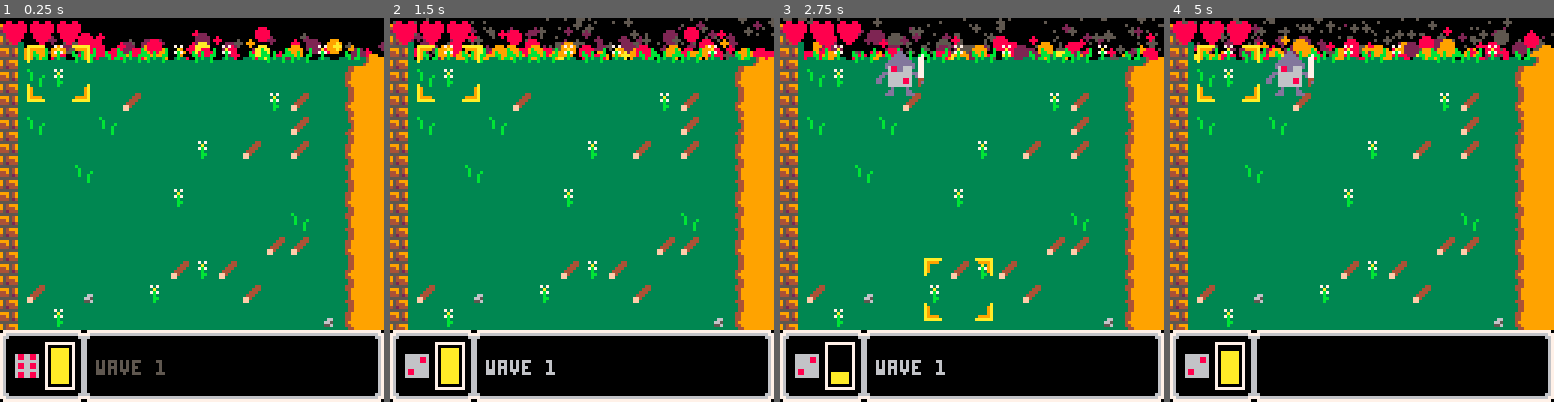
Above: before the commit, frames 1-4 (left to right).
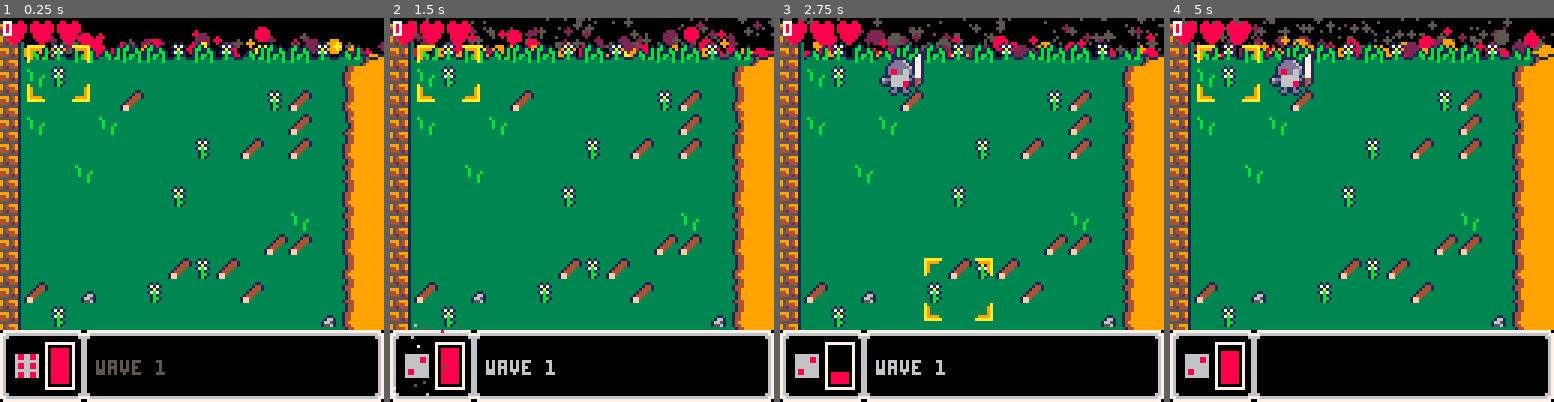
Above: after the commit, the same moments.

Repository: treveron2018/pico8
Game: PICO-8 cartridge diefence.p8
Two runs of this game, one before a commit and one after it. Both use one fixed random seed, a clock stepped at 60 frames per second and the inputs below.
Inputs:
- Up to frame 1 (0.25 s): no input
- Up to frame 2 (1.5 s): tap X (X key) at 0.33, 1.07 s; tap O (Z key) at 0.7 s
- Up to frame 3 (2.75 s): hold Right 1.6-2.1 s; tap O (Z key) at 1.7, 2.1, 2.5 s; tap X (X key) at 1.85 s; hold Up 2.15-2.42 s; hold Right from 2.47 s (still down)
- Up to frame 4 (5 s): tap O (Z key) every 0.4 s from 2.9 to 4.9 s; tap X (X key) at 2.97, 4.08 s; release Right at 3.03 s; hold Left 3.08-3.58 s; hold Down 3.63-3.97 s; hold Right 4.02-4.68 s; hold Up from 4.73 s (still down)

The runs differ from the first frame. In frame 1, 4.7% of the frame differs, in the area x 0-100%, y 0-96%; in frame 2, 4.8%; in frame 3, 5.2%; in frame 4, 5.4%.

Commit message:
particles, outlines and dice animations

Diff:
--- a/diefence.p8
+++ b/diefence.p8
@@ -5,15 +5,10 @@
 --by treveron
 
 --todo
---enemy lvl 2
 --wave 2
 --particles
-----damage sparks
-----death particles
 ----dust under enemies
-----lvl up
-----roll ready
-----wind?
+--wall explosion/camera shake
 
 function _init()
 	start_game()
@@ -49,6 +44,8 @@
 	can_roll=false
 	die_loaded=false
 	ui_dice=6
+	ui_dicex=5
+	ui_dicey=112
 	die_ani=0
 	animate_die=false
 	dice={}
@@ -63,6 +60,7 @@
 	enemy_spawnx=134
 	enemy_spawny={10,28,46,64,82}--rows y pos
 	enemies={}
+	enemy_types={4}
 	spawn_timer=0
 	spawn_rate=150
 	combat_info={}
@@ -117,6 +115,7 @@
 	manage_arrows()
 	manage_particles()
 	manage_fire()
+	debug=#att_ani
 end
 
 function draw_game()
@@ -129,13 +128,13 @@
 	right_ui()
 	draw_dice()
 	draw_enemies()
-	draw_ci()
 	draw_att_ani()
 	draw_arrows()
 	draw_shwaves()
 	die_hp()
+	draw_ci()
 	draw_particles()
-	--print(debug,1,1,7)
+	print(debug,1,1,7)
 end
 -->8
 --grid functions
@@ -220,10 +219,11 @@
 	pal()
 end
 function left_ui()
-	spr(63+ui_dice,5,112)
-
+	spr(63+ui_dice,ui_dicex,ui_dicey)
+	local col=8
+	if(can_roll and not die_loaded	and mode!="wave")col=blink(true)
 	rect(15,108,24,123,7)
-	rectfill(17,121-roll_bar,22,121,10)
+	rectfill(17,121-roll_bar,22,121,col)
 	fill_bar()
 end
 
@@ -250,8 +250,10 @@
 --	local test={1,6}
 --	ui_dice=rnd(test)
 	ui_dice=flr(rnd(6))+1
+	small_explosion(ui_dicex+4,ui_dicey+4)
 	while #dice==0 and ui_dice==6 do
 		ui_dice=flr(rnd(6))+1
+		small_explosion(ui_dicex+4,ui_dicey+4)
 	end
 		animate_die=false
 		die_ani=0
@@ -288,7 +290,9 @@
 			t3="❎ for free reroll"
 			local d=get_die()
 			if d then
-				if d.type==1 then
+				if d.upgraded then
+					t1="full health!"
+				elseif d.type==1 then
 					t1="lv up:citizen"
 					t2="faster rb, ⬆️att"
 				elseif d.type==2 then
@@ -375,9 +379,10 @@
 	end
 end
 
-function blink()
+function blink(bar)
 	blinkt+=1
 	local blink_ani={5,5,5,5,5,5,5,5,5,5,6,6,7,7,6,6,5,5}
+	if(bar)blink_ani={8,8,8,8,8,8,8,8,8,8,9,9,10,10,9,9,8,8}
 	if blinkt>#blink_ani then
 		blinkt=1
 	end
@@ -454,7 +458,22 @@
 				d.att+=5
 				d.heal_v+=1
 			end
-
+			explode(d,2)
+			upgrading=false
+			can_roll=false
+			replacing=false
+			roll_bar=0
+		elseif d and d.upgraded then
+			d.hp=d.maxhp
+			local ci={
+			value="full hp!",
+			col=7,
+			life=10,
+			x=d.x-3,
+			y=d.y,
+			dy=-1
+			}
+			add(combat_info,ci)
 			upgrading=false
 			can_roll=false
 			replacing=false
@@ -476,7 +495,13 @@
 			pal(6,1)
 			pal(8,10)
 		end
-		spr(d.spr,d.x,d.y,2,2)
+		local myspr=0
+		if d.ani<=10 then
+			myspr=d.spr1
+		else
+			myspr=d.spr2
+		end
+		spr(myspr,d.x,d.y,2,2)
 		pal()
 	end
 end
@@ -497,6 +522,8 @@
 
 function manage_dice()
 	for d in all(dice) do
+		d.ani+=1
+		if(d.ani>20)d.ani=0
 	 if(d.hp<=0)kill(dice,d,"ally")
 		if(d.type==2 or d.type==1)manage_cqc(d)
 		if(d.type==3)manage_3s(d)
@@ -598,22 +625,26 @@
 	}
 	d.type=no
 	if d.type==1 then
-		d.spr=1
+		d.spr1=1
+		d.spr2=3
 	elseif d.type==2 then
-		d.spr=33
+		d.spr1=33
+		d.spr2=35
 		d.att=10
 	elseif d.type==3 then
 		d.spr=5
 	elseif d.type==4 then
-		d.spr=37
+		d.spr1=37
+		d.spr2=39
 		d.maxhp=100
 		d.hp=100
 	elseif d.type==5 then
-		d.spr=9
+		d.spr1=9
+		d.spr2=11
 		d.heal_v=1
 	end
 	add(dice,d)
-	dust(d)
+	explode(d,1)
 end
 -->8
 --enemy functions
@@ -622,7 +653,7 @@
 	spawn_timer=spawn_timer+1+count(dice)*0.05
 	if spawn_timer>=spawn_rate
 	and enemy_counter>0 then
-		add_enemy()
+		add_enemy(4)
 --todo: spawn more types
 		spawn_timer=0
 		enemy_counter-=1
@@ -631,7 +662,7 @@
 
 function spawn_horde()
 	for i=1,#enemy_spawny do
-		local myen=add_enemy(true)
+		local myen=add_enemy(4,true)
 		myen.y=enemy_spawny[i]
 		add(enemies,myen)
 	end
@@ -639,14 +670,14 @@
 		yield()
 	end
 	for i=1,#enemy_spawny do
-		local myen=add_enemy(true)
+		local myen=add_enemy(8,true)
 		myen.y=enemy_spawny[i]
 		add(enemies,myen)
 	end
 	c_horde=nil
 end
 
-function add_enemy(is_horde)
+function add_enemy(d,is_horde)
 	local myen={
 		x=enemy_spawnx,
 		y=rnd(enemy_spawny),
@@ -656,11 +687,13 @@
 		att_t=30,
 		combat=false
 	}
-	myen=spawnd4(myen)
+	if(d==4)myen=spawnd4(myen)
+	if(d==8)myen=spawnd8(myen)
 	if is_horde then return myen
 	else	add(enemies,myen)
 	end
 end
+
 function spawnd4(d4)
 	d4.type=4
 	d4.spr1=100
@@ -669,6 +702,16 @@
 	d4.spd=0.3
 	d4.att=5
 	return d4
+end
+
+function spawnd8(d8)
+	d8.type=8
+	d8.spr1=104
+	d8.spr2=106
+	d8.hp=100
+	d8.spd=0.3
+	d8.att=10
+	return d8
 end
 
 function manage_enemies()
@@ -683,7 +726,7 @@
 			enemy_kills+=1
 			lives-=1
 		end
-		if(e.type==4)manage_d4s(e)
+		if(e.type==4 or e.type==8)manage_d4s(e)
 	end
 end
 
@@ -787,22 +830,24 @@
 		r.hp-=d.att
 		local ci={
 			value=d.att,
-			col=8,
+			col=10,
 			life=10,
 			x=r.x+5,
 			y=r.y,
 			dy=-1
 		}
 		add(combat_info,ci)
-		local ani={
-			x=r.x+5,
-			y=r.y+5,
-			life=10
-			}
-		if (source=="enemy")ani.spr=70
-		if (source=="ally")ani.spr=73
-		if (source=="arrow")ani.spr=76
-		add(att_ani,ani)
+		if source=="enemy" or source=="ally" then
+			local ani={
+				x=r.x+5,
+				y=r.y+5,
+				life=10
+				}
+			if (source=="enemy")ani.spr=70
+			if (source=="ally")ani.spr=73
+			add(att_ani,ani)
+		end
+		att_particles(r,source)
 	end
 end
 
@@ -825,9 +870,9 @@
 end
 
 function kill(t,i,side)
-	--todo death particles
 	if(side=="ally")grid[i.cell].used=false
 	if(side=="enemy")enemy_kills+=1
+	explode(i,3)
 	del(t,i)
 end
 
@@ -869,13 +914,14 @@
 	e.hp-=p.att
 	local ci={
 		value=p.att,
-		col=8,
+		col=10,
 		life=10,
 		x=e.x+5,
 		y=e.y,
 		dy=-1
 	}
 	add(combat_info,ci)
+	att_particles(p,"ally")
 end
 -->8
 --wave logic
@@ -924,7 +970,12 @@
 -->8
 --particles
 
-function dust(d)
+function explode(d,case)
+	local colors={
+		{5,6,7},
+		{3,10,11},
+		{8,14,2}
+	}
 	for i=1, 15 do
 		local myp={
 			x=d.x+8,
@@ -933,10 +984,44 @@
 			sy=rnd()*5-2.5,
 			age=10+rnd(10),
 			size=2+rnd(5),
-			col=7
+			col=rnd(colors[case])
 		}
 		add(particles,myp)
 	end
+end
+
+function small_explosion(x,y)
+	local colors={5,6,7,8}
+	for i=1, 20 do
+		local myp={
+			x=x,
+			y=y,
+			sx=rnd()*5-2.5,
+			sy=rnd()*5-2.5,
+			age=10+rnd(10),
+			isp=true,
+			col=rnd(colors)
+		}
+		add(particles,myp)
+	end
+end
+
+function att_particles(r,source)
+	local colors={7,8,9,10}
+	for i=1, 15 do
+		local myp={
+			x=r.x+5,
+			y=r.y+5,
+			sx=rnd()*5,
+			sy=rnd()*-2.5,
+			age=10+rnd(10),
+			isp=true,
+			col=rnd(colors)
+		}
+		if(source=="enemy")myp.sx*=-1
+		add(particles,myp)
+	end
+
 end
 
 function manage_particles()
@@ -944,14 +1029,22 @@
 		p.x+=p.sx
 		p.y+=p.sy
 		p.age-=1
-		if(p.age<=0)p.size-=1
-		if(p.size<=0)del(particles,p)
+		if p.isp then
+			if(p.age<=0)del(particles,p)
+		else
+			if(p.age<=0)p.size-=1
+			if(p.size<=0)del(particles,p)
+		end
 	end
 end
 
 function draw_particles()
 		for p in all(particles) do
-			circfill(p.x,p.y,p.size,p.col)
+			if p.isp then
+				pset(p.x,p.y,p.col)
+			else
+				circfill(p.x,p.y,p.size,p.col)
+			end
 		end
 end
 
@@ -999,21 +1092,39 @@
 	end
 end
 
-…(15 lines of a section not shown)…
+function upgrade_particles(d)
+	local colors={3,7,10,11}
+	for x=d.x, d.x+16 do
+		local n=rnd()
+		if n>=.25 then
+			local myp={
+				x=x,
+				y=d.y+7,
+				size=2+rnd(5),
+				col=rnd(colors),
+				sx=0,
+				sy=-1-rnd(3),
+				age=10+rnd(5)
+			}
+			add(particles,myp)
+		end
+	end
+end
+
+function dust(d)
+		for i=1, 15 do
+		local myp={
+			x=d.x+8,
+			y=d.y+16,
+			sx=rnd()*2.5,
+			sy=rnd()*2.5,
+			age=5+rnd(5),
+			size=2+rnd(5),
+			col=rnd(colors[case])
+		}
+		add(particles,myp)
+	end
+end
 
 
 
--- a/shmup.p8
+++ b/shmup.p8
@@ -735,22 +735,22 @@
 00a0090000a0090000a0090000a0090000a9890000a9890000a009000000000000000000000000000000000000000000008008000088820000007000bbb3333b
 0a90090000a0090000a009a000a0090000a0090000a0090000a009000000000000000000000000000000000000000000000880000008200000000000b00b3003
 000009a00a9009a00a9000000a9009a00a9009a00a9009a00a9009a0000000000000000000000000000000000000000000000000000000000000000000000000
-00aaab000006c0000006c00000000000000000000000000000000000000000066600000000000006660000000000000000000000000e8000000e8000f00ff000
-00bbbb0000678c0000678c0000000000000000000000000000000000006628822222600000066666666600000066260026226000000e80000007b0000ff00f00
-000b300006c88cc006c88cc00000000000000000000099999900000000022228888820000000666686660060000666066666600000e7be0000ebbe00000000f0
-000b300006c556c006c556c0000000000000000000999999999000006022889899882060066626229262660066008000226000000eebbe800eeeee8000ff000f
-0aa71b3006c006c00c0000c000000aaa9aa000000099aaaaaa9990000288899999988260066288228828626066000000000000008eeeee888ee00e880f67f00f
-abb11bb30cc006c0cc0000cc0000aaaa7aaa0000099aaaaaaa99900006899aaaa89282600666688999862260666000000000066000700700070000700f1690f0
-abbb3bb300c00c00cc0000cc000aa77a779a0000099aaa777aaa900008998a7aaa9882200666998999882660062600000000066000000000000000000fff9f00
-0ab0033000c77c00c770077c000a7777777a0000099aaa7777aa9900068aaa777a99822066688989699826000602000000020060000000000000000000f90000
-0ff0ff000000000000000000000aa777777a0000099aa77777aaa900028aa777aaa9886006629699669826600600000000000000000000000000000000000000
-f00f00f000000000000000000000a777777a0000099aa77777aaa9000289a7a7aa99920006228699999892600000000000000000000000000000000000088000
-f0000f0000000000000000000000a7777aaa00000999aa7aaaaa9900088988aa9a29282006828899988922600000200000000000000000000000000000899800
-00ff00f000000000000000000000aaa9aaa000000099aaaaaaa990006028999989988820666222688822206666622000000268200000000000000000089aa980
-0f67f00f0000000000000000000000aaa000000000099aaaa99900000628889888222220066822662222600006668000000662200000000000000000089aa980
-0f1690f0000000000000000000000000000000000000999999900000060628886226260006662666266620000606666000006600000000000000000000899800
-0fff9f00000000000000000000000000000000000000000999900000000002220000000000666666606660000000060000000000000000000000000000088000
-00f90000000000000000000000000000000000000000000000000000000000600000000000006060600000000000000000000000000000000000000000000000
+00aaab000006c0000006c0000000000aa00000000000a911119a0000000000000000000000000000000000000000000000000000000e8000000e8000f00ff000
+00bbbb0000678c0000678c000000000990000000000aa11cc11aa000000000000000000000000000000000000000000000000000000e80000007b0000ff00f00
+000b300006c88cc006c88cc0000000a99a000000000a1177cc11a00000000000000000000000000000000000000000000000000000e7be0000ebbe00000000f0
+000b300006c556c006c556c0000050a99a050000000a1c77ccc1a0000000000000000000000000000000000000000000000000000eebbe800eeeee8000ff000f
+0aa71b3006c006c00c0000c0000559a99a95500000a91ccc11719a000000000000000000000000000000000000000000000000008eeeee888ee00e880f67f00f
+abb11bb30cc006c0cc0000cc000559a99a9550000aa911c117119aa000000000000000000000000000000000000000000000000000700700070000700f1690f0
+abbb3bb300c00c00cc0000cc0000a911119a00009aaa91177119aaa900000000000000000000000000000000000000000000000000000000000000000fff9f00
+0ab0033000c77c00c770077c000aa11cc11aa0009a00a911119a00a9000000000000000000000000000000000000000000000000000000000000000000f90000
+0ff0ff000000000000000000000a1177cc11a000a00000a99a00000a000000000000000000000000000000000000000000000000000000000000000000000000
+f00f00f00000000000000000000a1c77ccc1a000a00000a00a00000a000000000000000000000000000000000000000000000000000000000000000000088000
+f0000f00000000000000000000a91ccc11719a00000000a00a000000000000000000000000000000000000000000000000000000000000000000000000899800
+00ff00f000000000000000000aa911c117119aa000000090090000000000000000000000000000000000000000000000000000000000000000000000089aa980
+0f67f00f00000000000000009aaa91177119aaa900000a9009a000000000000000000000000000000000000000000000000000000000000000000000089aa980
+0f1690f000000000000000009a00a911119a00a900050a9009a05000000000000000000000000000000000000000000000000000000000000000000000899800
+0fff9f000000000000000000a00000a99a00000a00559a9009a95500000000000000000000000000000000000000000000000000000000000000000000088000
+00f900000000000000000000a000000aa000000a00559a9009a95500000000000000000000000000000000000000000000000000000000000000000000000000
 00000000000000000000000000000000000000000000000000000000000000000000000000000000000000000000000000000000000000000000000000000000
 000002bbbb200000000002bbbb200000000000000000000000000000000000000000000000000000000000000000000000000000000000000000000000000000
 0000b77aaabb00000000bb33331b0000000000000000000000000000000000000000000000000000000000000000000000000000000000000000000000000000
Not shown, changed: 78 lines of the sprite sheet (__gfx__) section of diefence.p8
